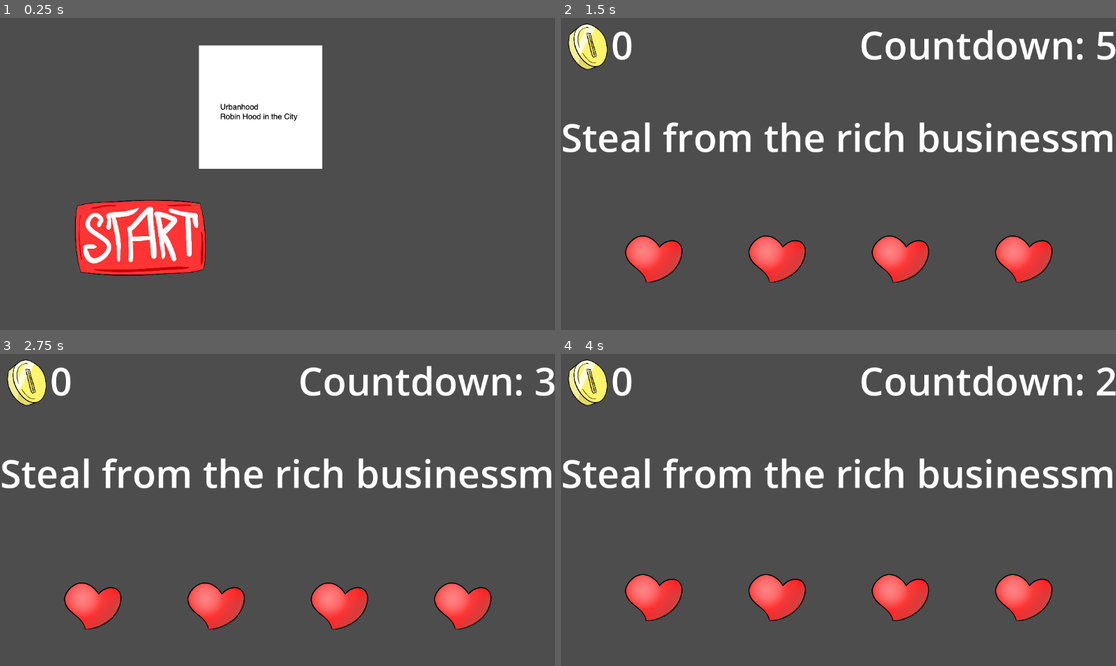
Above: before the commit, frames 1-4 (two rows, left to right).
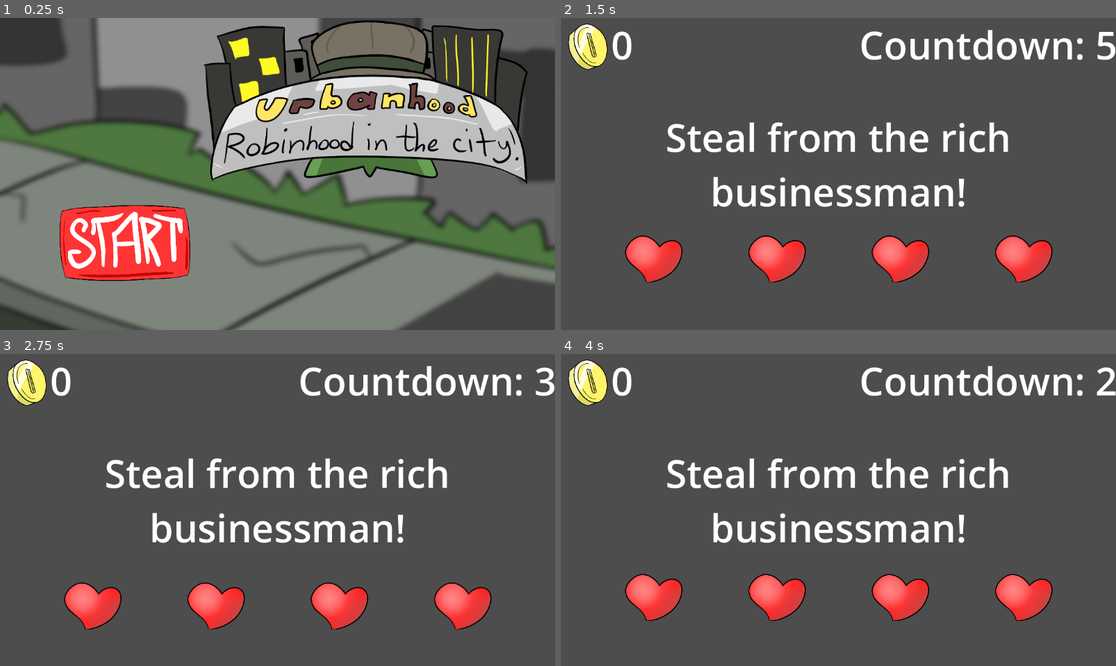
Above: after the commit, the same moments.

Repository: Eevee-17/Hackathon-Game
Game: Godot game, scene res://game_scenes/main.tscn
Same seed, same stepped clock (60 frames per second), same inputs: the game is played once before the commit and once after it.
Inputs (mouse positions are in pixels of both pictures, inside the frame that each line leads up to; where the layout moved, square brackets give the same spot in the first picture):
- Up to frame 1 (0.25 s): no input
- Up to frame 2 (1.5 s): click (688, 242) [705, 236] at 0.5 s; hold Right (arrow_right) from 1.28 s (still down); tap Space (space) at 1.35 s
- Up to frame 3 (2.75 s): release Right (arrow_right) at 2.03 s; hold Left (arrow_left) from 2.03 s (still down); tap Space (space) at 2.1 s
- Up to frame 4 (4 s): release Left (arrow_left) at 2.78 s; hold Right (arrow_right) from 2.78 s (still down); tap Space (space) at 2.85, 3.6 s

The runs differ from the first frame. In frame 1, 80% of the frame differs, in the area x 0-100%, y 0-100%; in frame 2, 5.6%; in frame 3, 5.6%; in frame 4, 5.6%.

Commit message:
Made title screen better

Diff:
--- a/game_scenes/title_screen.tscn
+++ b/game_scenes/title_screen.tscn
@@ -1,9 +1,25 @@
-[gd_scene load_steps=5 format=3 uid="uid://bvi2w130f5pgh"]
+[gd_scene load_steps=8 format=3 uid="uid://bvi2w130f5pgh"]
 
 [ext_resource type="Script" path="res://scripts/titlescreen/title_screen.gd" id="1_lnef5"]
 [ext_resource type="Texture2D" uid="uid://bt514jmt2v1ua" path="res://assets/start_button.png" id="1_ujoyo"]
+[ext_resource type="Texture2D" uid="uid://pe6rhh2oe4xd" path="res://assets/title_background.png" id="2_1ktc4"]
 [ext_resource type="Texture2D" uid="uid://ckl740lahguci" path="res://assets/start_button_pressed.png" id="2_63a4v"]
-[ext_resource type="Texture2D" uid="uid://bldsixbnx48o2" path="res://assets/title.png" id="4_kqh4m"]
+[ext_resource type="Texture2D" uid="uid://c5kawlpfphax1" path="res://assets/title_1.png" id="4_gx7ge"]
+[ext_resource type="Texture2D" uid="uid://bcij7b8un2q1q" path="res://assets/title_2.png" id="5_43wxy"]
+
+[sub_resource type="SpriteFrames" id="SpriteFrames_rx5vm"]
+animations = [{
+"frames": [{
+"duration": 1.0,
+"texture": ExtResource("4_gx7ge")
+}, {
+"duration": 1.0,
+"texture": ExtResource("5_43wxy")
+}],
+"loop": true,
+"name": &"default",
+"speed": 5.0
+}]
 
 [node name="TitleScreen" type="Control"]
 layout_mode = 3
@@ -14,18 +30,29 @@
 grow_vertical = 2
 script = ExtResource("1_lnef5")
 
+[node name="TitleBackround" type="TextureRect" parent="."]
+layout_mode = 0
+offset_top = -32.0
+offset_right = 1152.0
+offset_bottom = 661.0
+texture = ExtResource("2_1ktc4")
+
 [node name="StartButton" type="TextureButton" parent="."]
 layout_mode = 0
-offset_left = 128.0
-offset_top = 341.0
-offset_right = 1244.0
-offset_bottom = 1087.0
+offset_left = 96.0
+offset_top = 352.0
+offset_right = 1212.0
+offset_bottom = 1098.0
 scale = Vector2(0.3, 0.3)
 texture_normal = ExtResource("1_ujoyo")
 texture_pressed = ExtResource("2_63a4v")
 
-[node name="Title" type="Sprite2D" parent="."]
-position = Vector2(541, 185)
-texture = ExtResource("4_kqh4m")
+[node name="Title" type="AnimatedSprite2D" parent="."]
+position = Vector2(760, 184)
+scale = Vector2(0.75, 0.75)
+sprite_frames = SubResource("SpriteFrames_rx5vm")
+autoplay = "default"
+frame = 1
+frame_progress = 0.923987
 
 [connection signal="pressed" from="StartButton" to="." method="_on_start_button_pressed"]
--- a/shaders/InBetween/in_between.tscn
+++ b/shaders/InBetween/in_between.tscn
@@ -14,8 +14,10 @@
 [node name="Label" type="Label" parent="."]
 offset_top = 192.0
 offset_right = 1152.0
-offset_bottom = 304.0
+offset_bottom = 512.0
 theme_override_font_sizes/font_size = 80
+horizontal_alignment = 1
+autowrap_mode = 2
 
 [node name="Countdown" type="Label" parent="."]
 offset_left = 528.0
Binary file changed: assets/title_background.png
Not shown, changed: assets/.DS_Store
